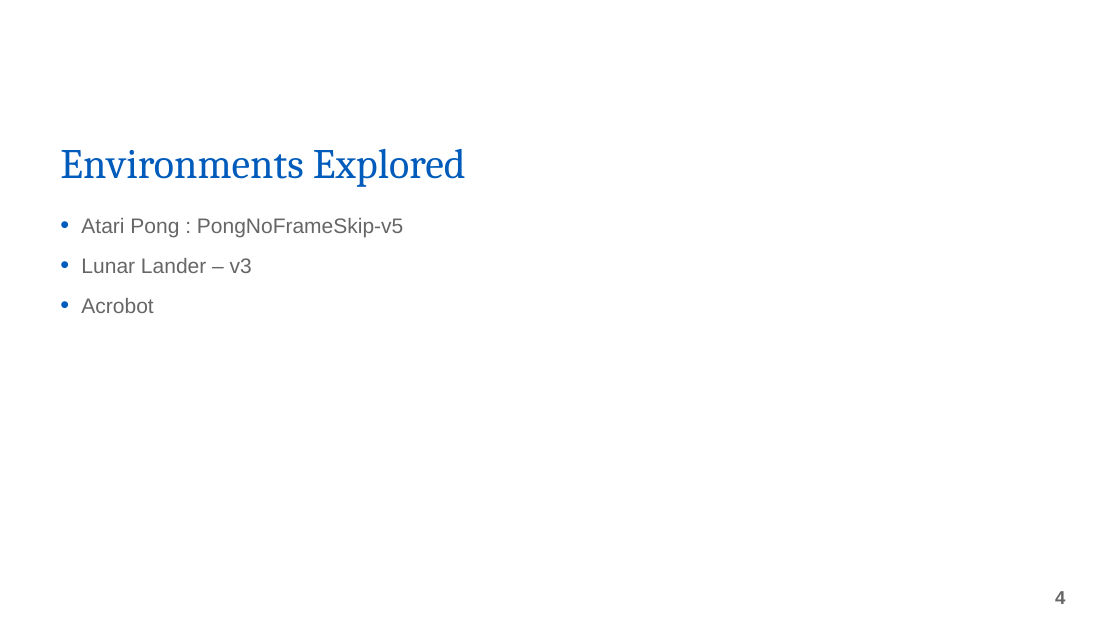
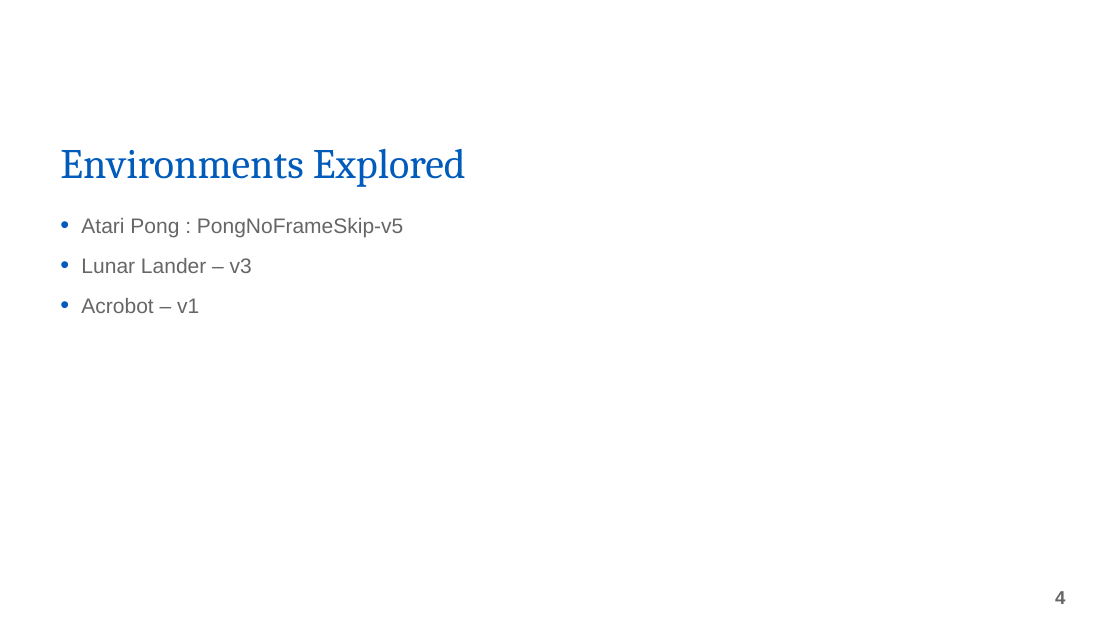
Before and after one commit to vivek-viswam-rv/rl-experiments, a slide deck: slide 4 of Final Project Presentation.pptx. Drawn at 1120x630 pixels with LibreOffice and Linux fonts; fonts in the diff are those of the drawing; background and template pictures are left out. Boxes give left, top, right and bottom in pixels: in the first picture for what was removed or moved away, otherwise in the second. Text is boxed around its words. In the diff, an @@ line names an element or a change of style, - is before the commit and + after.

Commit message:
Updated ppt with Lunar Lander and Acrobot results

```diff
--- a/Final Project Presentation.pptx
+++ b/Final Project Presentation.pptx
@@ text at (81, 298, 199, 313): text changed @@
-• Acrobot
+• Acrobot – v1
```
Also in this commit, not shown: 1 other slide changed, 20 slides added.
